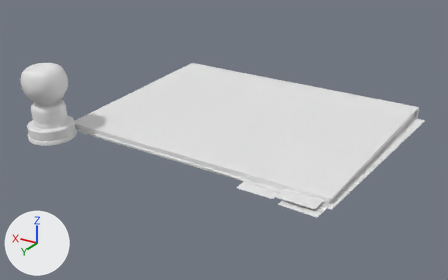
The FBX model The Outer Frame/Assets/Models/dossier-model.fbx as it was, and as the next commit left it.
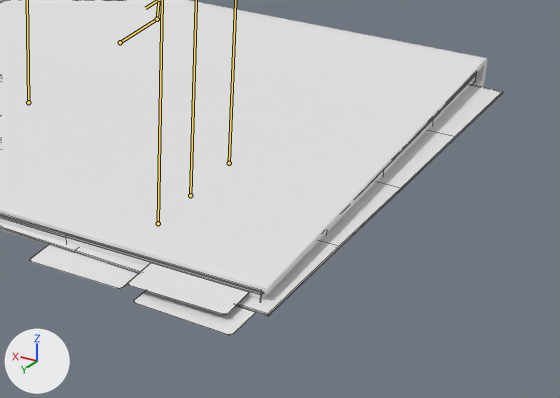
Old and new are each drawn whole from a camera (50 mm lens) standing at (-0.231, 0.408, 0.191) and looking at (0.0, 0.023, -0.002) and again close up on the part from 50% to 100% of the width and 30% to 87% of the height. Lighting does not change. The marker at lower left points along +X, +Y and +Z. Both versions are drawn at frame 3 of the action 'dossier armature|flipOpenBriefing'; the numbers are the values there. The bones that bend it are drawn over the model as lines in the close-ups. The close-ups show mesh edges as thin lines.

Names of what the first close-up shows: 'dossier', 'dossier actionplanstack', 'dossier briefing', 'dossier fakebriefing'.
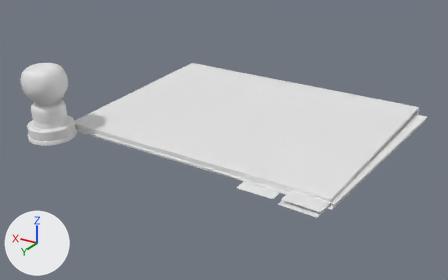
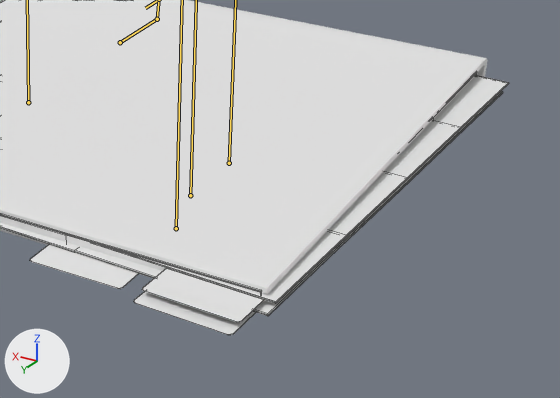
Location of each change, [x1, y1, x2, y2] in pixels of the close-ups (560 x 398 px):
```json
{"object": "dossier briefing", "change": "posed", "before": [128, 75, 476, 315], "after": [134, 75, 509, 322], "on screen": "8% wider"}
{"object": "dossier fakebriefing", "change": "unchanged, covered by the edit", "before": [0, 85, 503, 335], "after": [0, 91, 503, 335]}
```

Edits to the scene script, one JSON object a line:
```json
{"block": "bone_briefing", "where": "bone_briefing = bpy.data.objects['dossier armature'].pose.bones['briefing']  # child of 'BASE'"}
{"op": "set", "path": "bone_briefing.location", "old": "(0.0, -0.0005, 0.0013)", "new": "(-0.0056, -0.0005, 0.0013)"}
{"op": "set", "path": "bone_briefing.rotation_quaternion", "old": "(1.0, -0.006, 0.0, 0.0)", "new": "(1.0, -0.006, -0.02, 0.0)", "note": "degrees (-1, 0, 0) -> degrees (-1, -2, 0)"}
```
